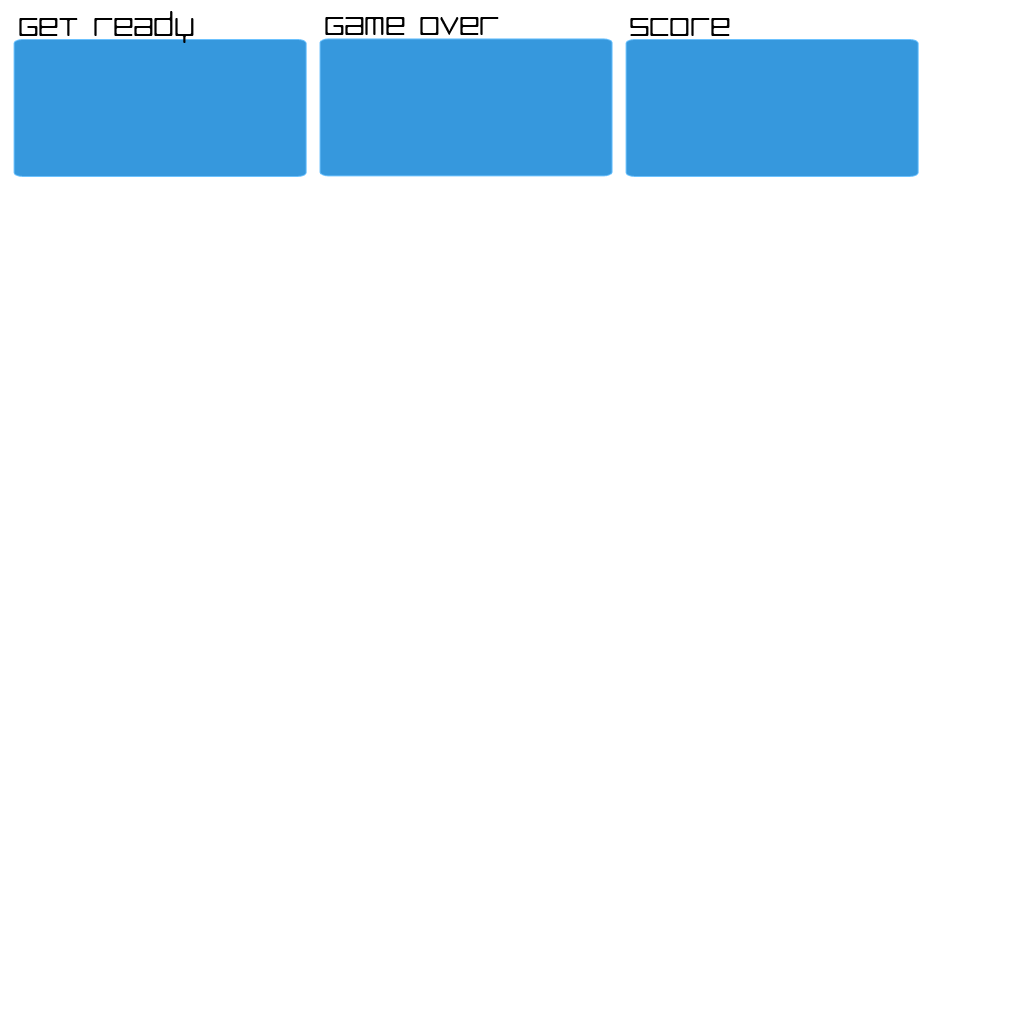
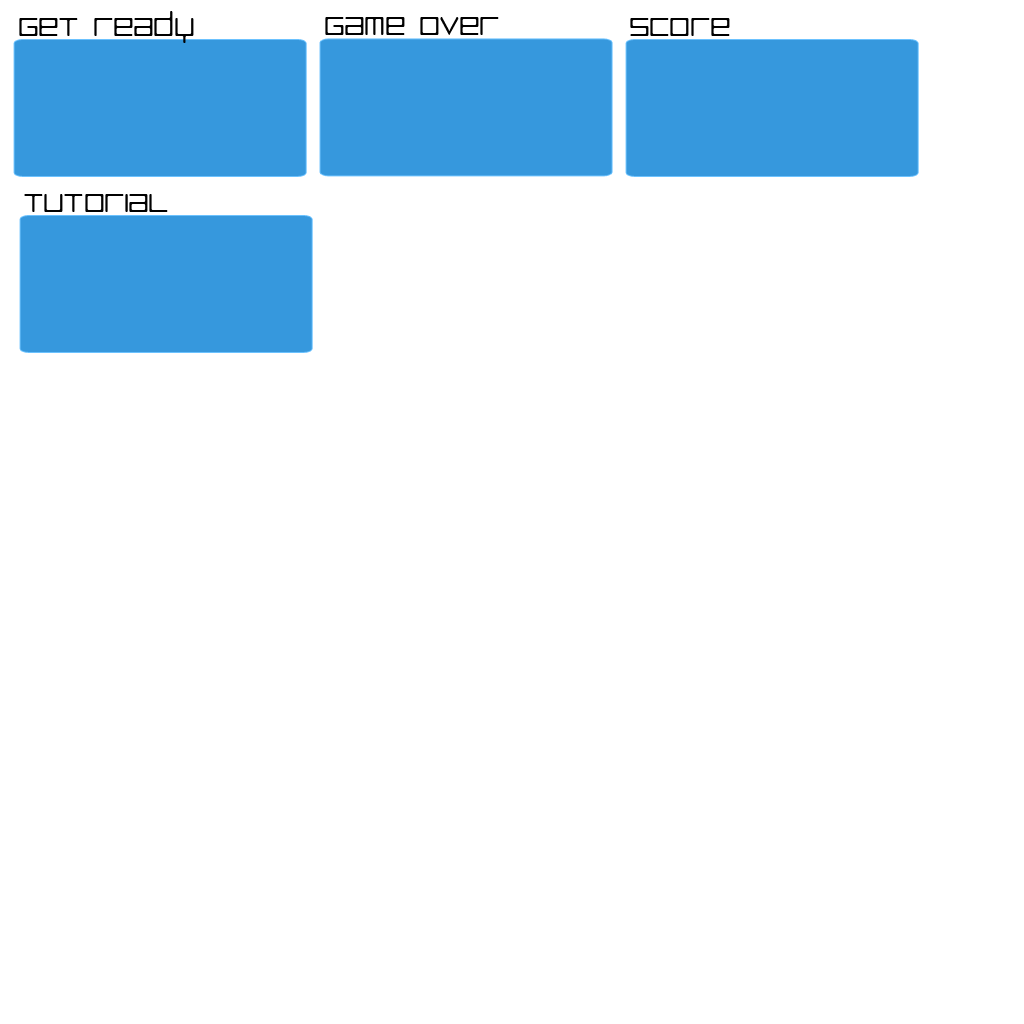
Layer changes from the first 1024x1024 image to the second:
added group "Tutorial" (1st of 2) with 2 layers above "getScores" over [20, 194, 312, 352]
added layer "Tutorial" (2nd of 2, in "Tutorial") in group "Tutorial" over [24, 194, 168, 212]
added layer "Shape 1" (1st of 4, in "Tutorial") in group "Tutorial" over [20, 216, 312, 352]
